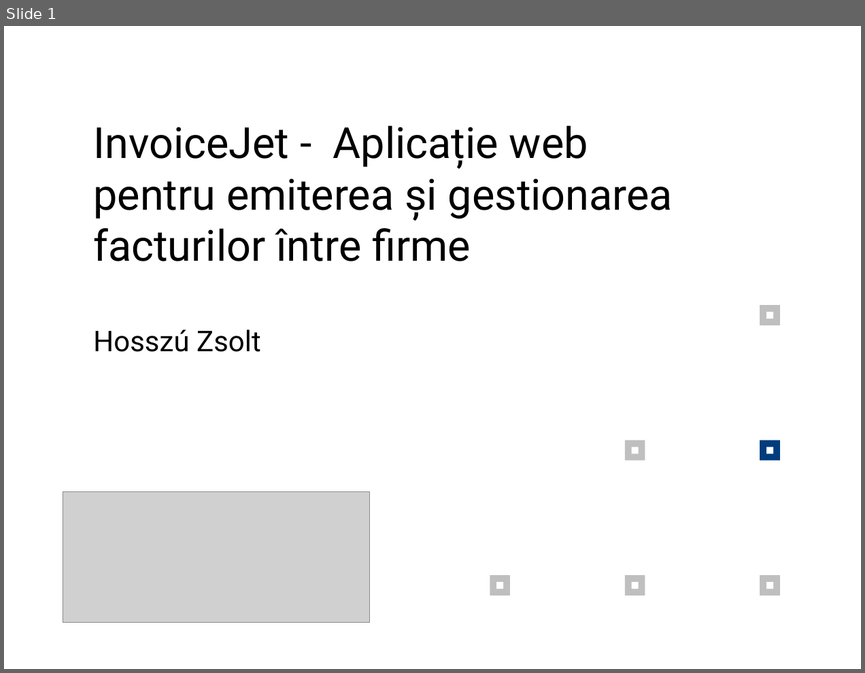
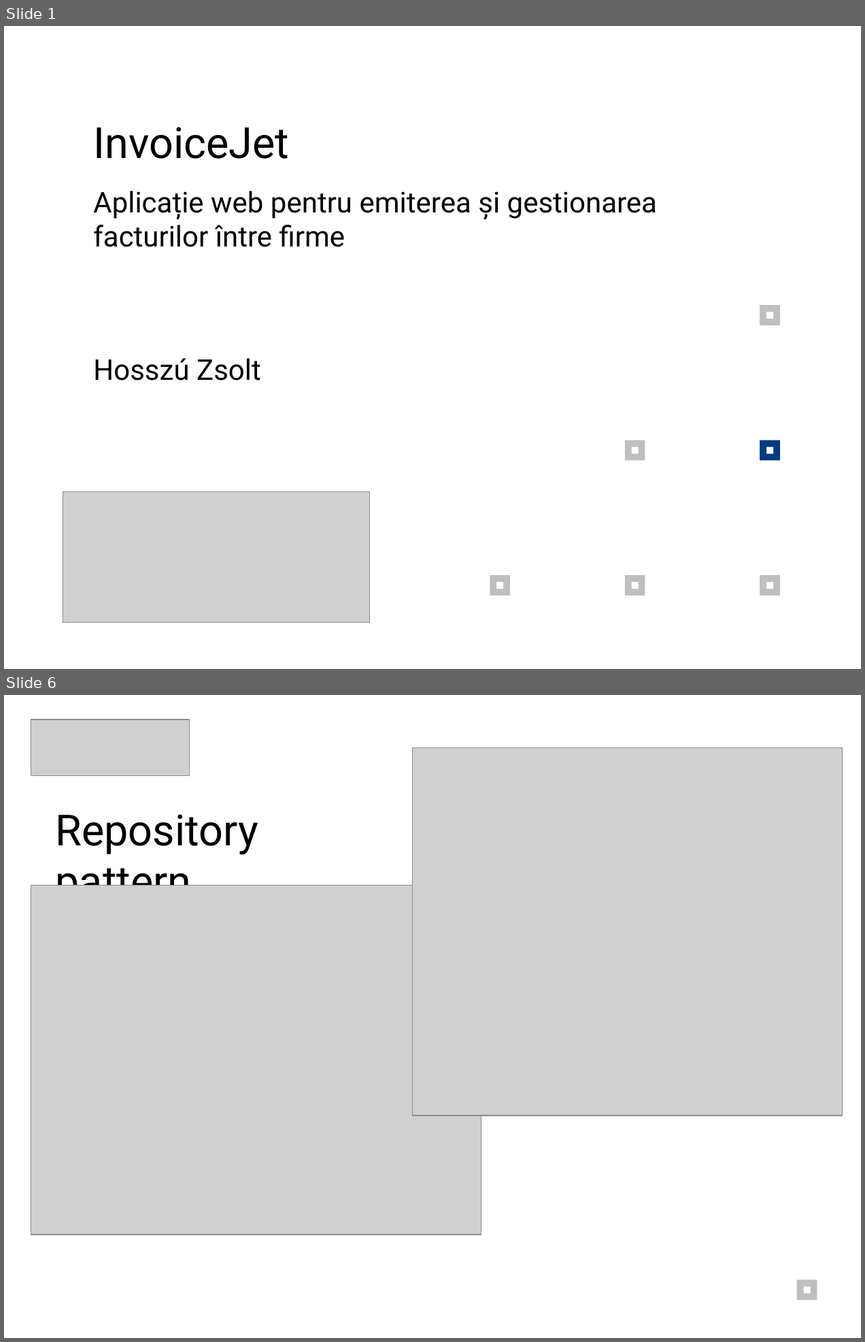
Before and after one commit to zsoltibv/InvoiceJet, a slide deck: Prezentare_Hosszu_Zsolt.pptx. Shown one above the other, each under a label of ours: slide 1 before the commit, slides 1 and 6 after it; the slides between them are not shown. The pictures are 865x673 and 865x1342 pixels, drawn with LibreOffice and Linux fonts; fonts in the diff are those of the drawing; grey boxes stand for pictures. Boxes give left, top, right and bottom in pixels: in the first picture for what was removed or moved away, otherwise in the second. Text is boxed around its words. In the diff, an @@ line names an element or a change of style, - is before the commit and + after.

```diff
--- a/Prezentare_Hosszu_Zsolt.pptx
+++ b/Prezentare_Hosszu_Zsolt.pptx
@@ slide 6 added at (4, 695, 861, 1338), background #FFFFFF @@
@@ picture added at (31, 720, 189, 777) @@
@@ picture added at (412, 747, 842, 1115) @@
@@ text added at (55, 814, 258, 885), 36 pt, text #000000 @@
+Repository pattern
@@ picture added at (31, 885, 481, 1235) @@
@@ rectangle added at (797, 1279, 817, 1300), fill #BFBFBF @@
@@ rectangle added at (804, 1286, 810, 1293), fill #FFFFFF @@
@@ slide 1 changed as well @@
@@ text at (93, 127, 657, 247): text changed; size 36 to 24 pt @@
-InvoiceJet - Aplicație web pentru emiterea și gestionarea facturilor între firme
+InvoiceJet
+Aplicație web pentru emiterea și gestionarea facturilor între firme
@@ text "Hosszú Zsolt": place and size @@
-text "Hosszú Zsolt" at (93, 329, 261, 352)
+text "Hosszú Zsolt" at (93, 358, 261, 380)
```
Also in this commit, not shown: 10 other slides added, 3 slides removed.
